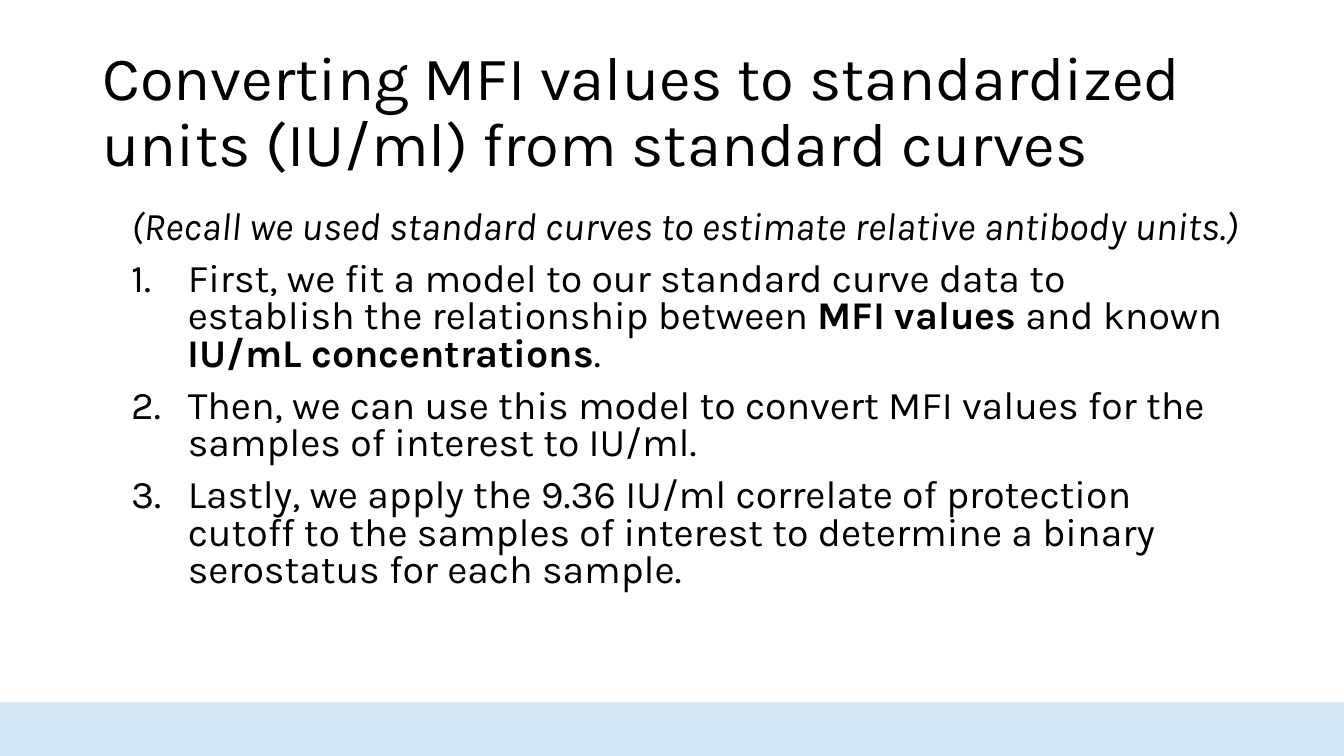
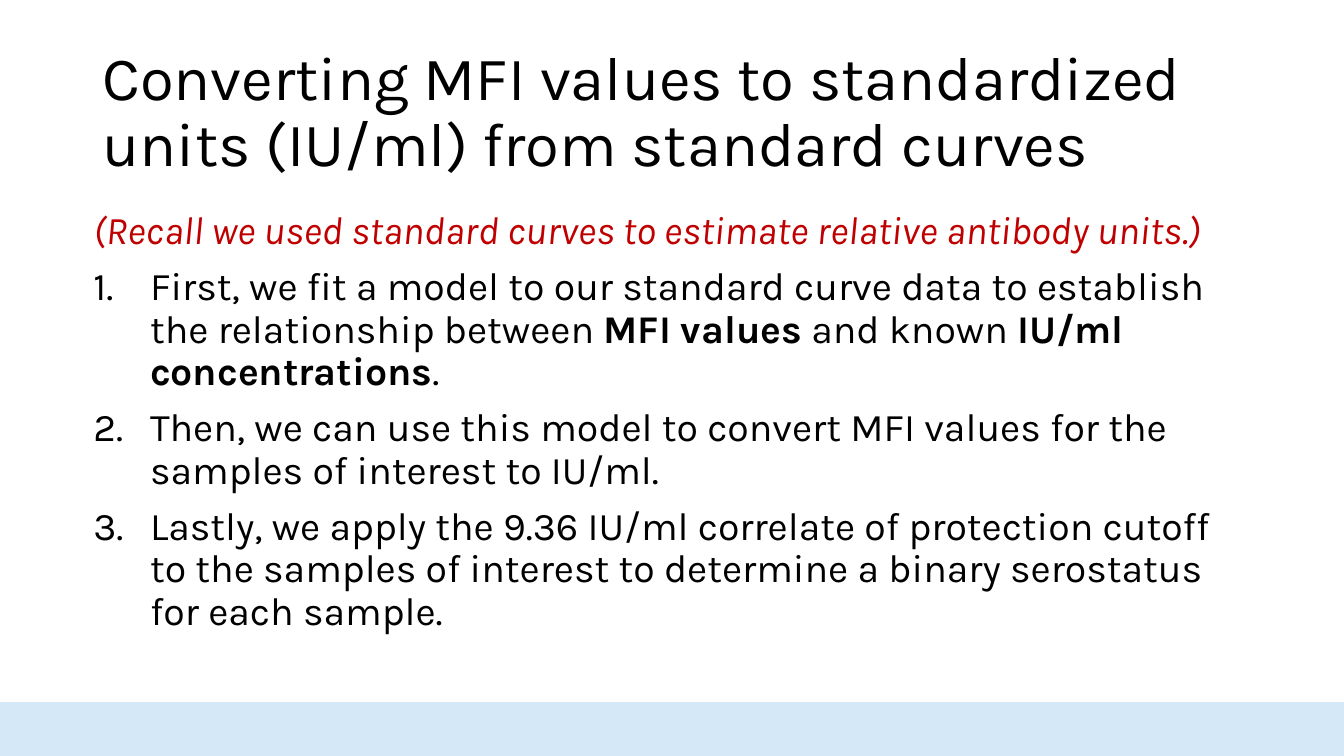
Before and after one commit to HopkinsIDD/seroanalytics_workshop, a slide deck: slide 12 of Part 4/Lecture 4.pptx. Drawn at 1344x756 pixels with LibreOffice and Linux fonts; fonts in the diff are those of the drawing; background and template pictures are left out. Boxes give left, top, right and bottom in pixels: in the first picture for what was removed or moved away, otherwise in the second. Text is boxed around its words. In the diff, an @@ line names an element or a change of style, - is before the commit and + after.

```diff
--- a/Part 4/Lecture 4.pptx
+++ b/Part 4/Lecture 4.pptx
@@ text "(Recall we used standard curves ...": place and size @@
-text "(Recall we used standard curves ..." at bbox=[131, 211, 1239, 593]
+text "(Recall we used standard curves ..." at bbox=[93, 215, 1210, 635]
@@ text at bbox=[93, 215, 1210, 635]: text colour #000000 to #C00000 in "(Recall we used standard curves to estimate ..."; line spacing 0.8 to 0.9 @@
@@ text at bbox=[150, 273, 1204, 386]: text changed @@
-1. First, we fit a model to our standard curve data to establish the relationship between MFI values and known IU/mL concentrations.
+1. First, we fit a model to our standard curve data to establish the relationship between MFI values and known IU/ml concentrations.
```
Also in this commit, not shown: 15 other slides changed, 3 other files.
